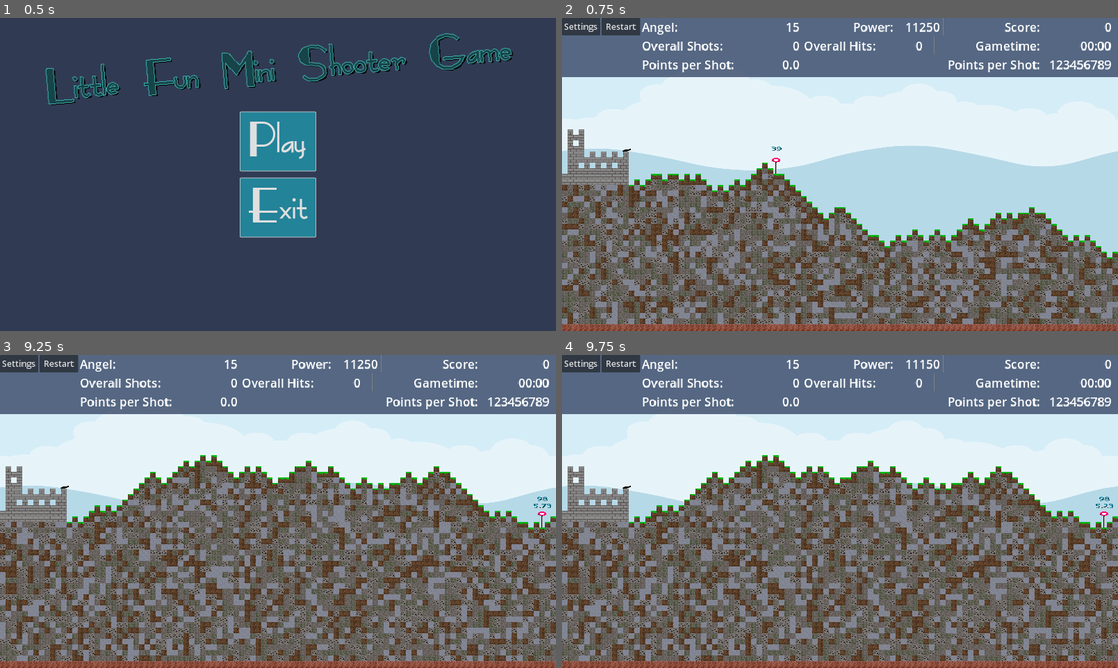
Above: before the commit, frames 1-4 (two rows, left to right).
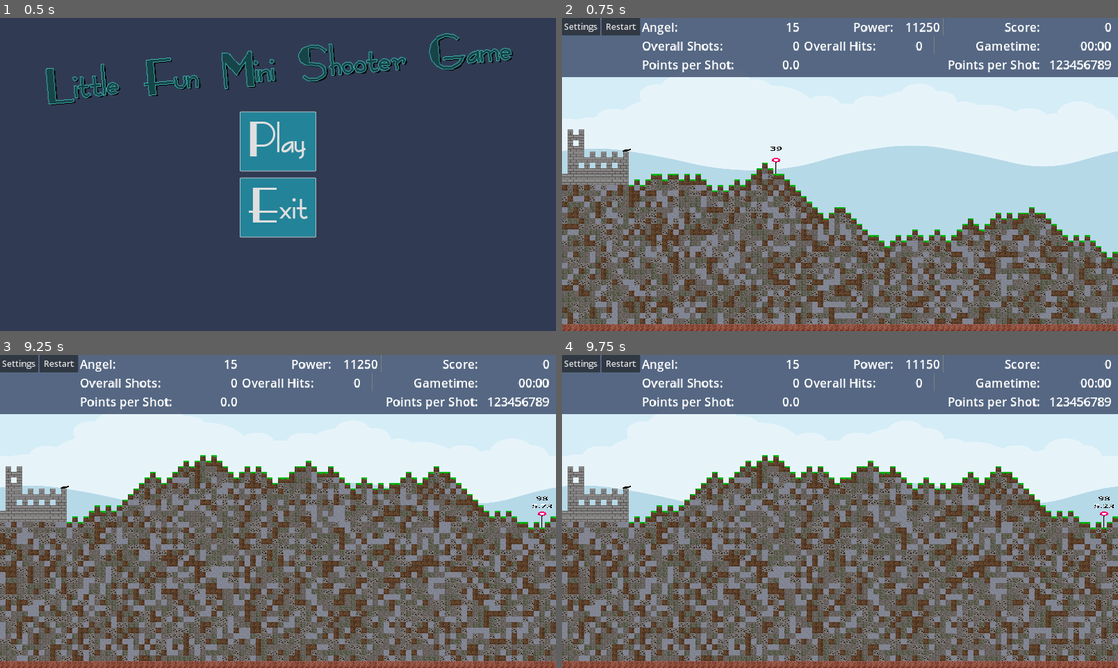
Above: after the commit, the same moments.

Repository: Coding-4Fun/Just4Fun_Mini_Shootergame
Game: Godot game, scene res://UI/MainMenuUI.tscn
The game is run twice, just before and just after one commit, with the same random seed, the same clock (stepped at 60 frames per second) and the same inputs.
Inputs (mouse positions are in pixels of both pictures, inside the frame that each line leads up to):
- Up to frame 1 (0.5 s): no input
- Up to frame 2 (0.75 s): click "Play" at 0.5 s
- Up to frame 3 (9.25 s): click "Restart" at 1.25 s; click "Restart" at 2 s; click "Restart" at 2.75 s; click "Settings" at 3.5 s; click "Max Play Time" at 4.25 s; click "Max Play Time" at 5 s; click "Enable Target Timer" at 5.75 s; click "Max Negative Score" at 6.5 s; click "Max Shots" at 7.25 s; click "Back to Menu" at 8 s; click "Play" at 8.75 s
- Up to frame 4 (9.75 s): tap Enter at 9.5 s; move the mouse to (962, 495) at 9.52 s; hold Right (ui_right) from 9.53 s (still down); tap Mouse wheel down (cannon_power_minus) at 9.6 s

Frame 1 is identical in both runs. In frame 2, less than 0.1% of the frame differs, in the area x 37-40%, y 41-43%; in frame 3, less than 0.1%; in frame 4, less than 0.1%, in the area x 95-100%, y 45-50%.

Commit message:
Upd: Tweak Target Asset
Change size and position of collision shape
Change property of text in Label

Diff:
--- a/DummyTarget/DummyTarget.tscn
+++ b/DummyTarget/DummyTarget.tscn
@@ -4,8 +4,8 @@
 [ext_resource type="Script" path="res://DummyTarget/DummyTarget.gd" id="3"]
 
 [sub_resource type="CapsuleShape2D" id="3"]
-radius = 83.0
-height = 525.0
+radius = 86.6667
+height = 374.999
 
 [node name="DummyTarget" type="StaticBody2D" groups=["Dummy"]]
 z_index = 5
@@ -31,21 +31,19 @@
 offset_bottom = -616.999
 grow_horizontal = 2
 size_flags_horizontal = 5
-theme_override_colors/font_color = Color(0, 0.462745, 0.568627, 1)
-theme_override_colors/font_shadow_color = Color(0, 0, 0, 1)
+theme_override_colors/font_color = Color(0, 0, 0, 1)
 theme_override_colors/font_outline_color = Color(1, 1, 1, 1)
 theme_override_constants/shadow_offset_x = 5
 theme_override_constants/shadow_offset_y = 3
-theme_override_constants/outline_size = 6
-theme_override_constants/shadow_outline_size = 6
-theme_override_font_sizes/font_size = 180
+theme_override_constants/outline_size = 17
+theme_override_font_sizes/font_size = 200
 text = "21
 0.99"
 horizontal_alignment = 1
 vertical_alignment = 1
 
 [node name="collisionShape2D" type="CollisionShape2D" parent="."]
-position = Vector2(0, -325)
+position = Vector2(0, -412.5)
 shape = SubResource("3")
 
 [node name="despawnTimer" type="Timer" parent="."]
